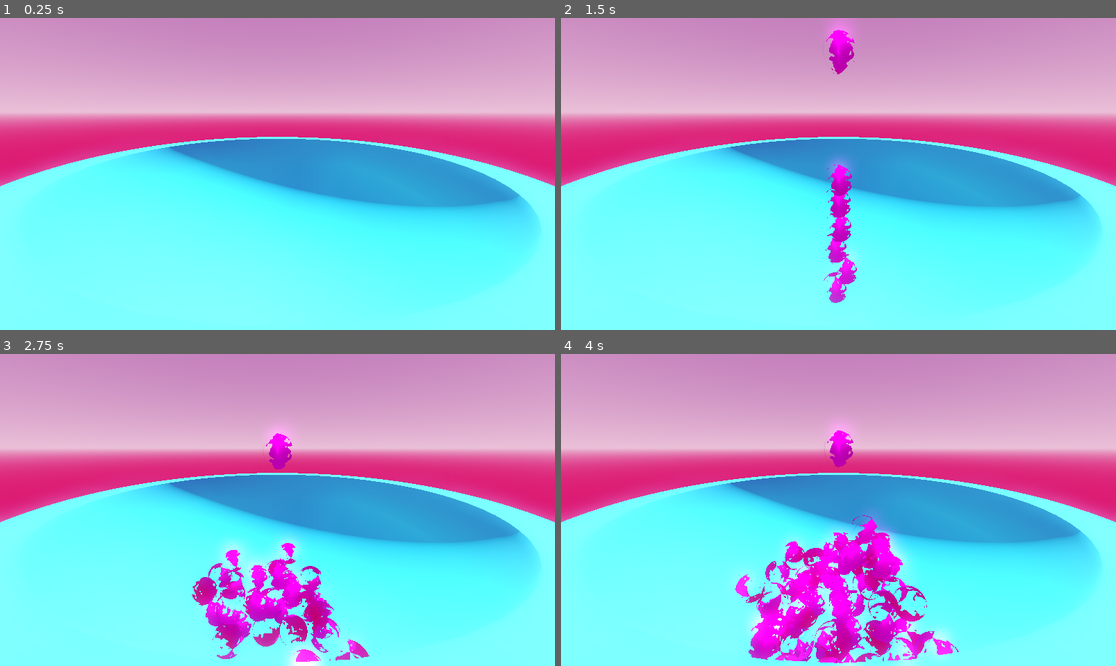
Above: before the commit, frames 1-4 (two rows, left to right).
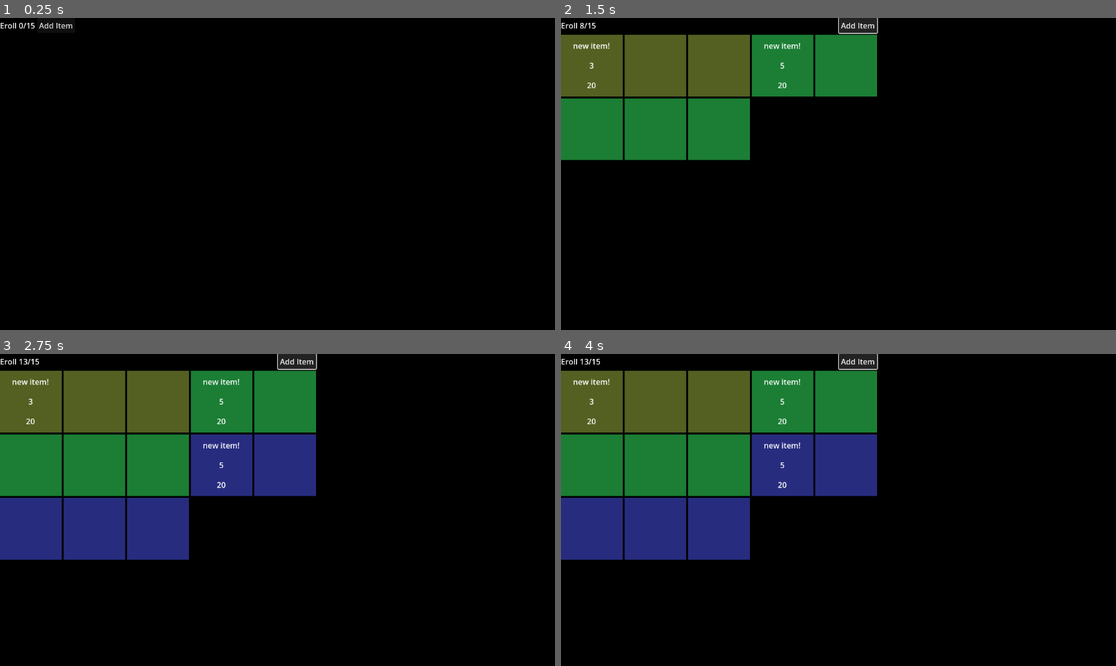
Above: after the commit, the same moments.

Repository: bezark/Daily-Scenes
Game: Godot game, scene res://2/Inventory.tscn
The game is run twice, just before and just after one commit, with the same random seed, the same clock (stepped at 60 frames per second) and the same inputs. Before the commit the project starts from res://1/1.tscn.
Inputs (mouse positions are in pixels of both pictures, inside the frame that each line leads up to):
- Up to frame 1 (0.25 s): no input
- Up to frame 2 (1.5 s): click (616, 24) at 0.5 s, where only the run after the commit has a clickable "Add Item"; click (733, 24) at 1.25 s, where only the run after the commit has a clickable "Add Item"
- Up to frame 3 (2.75 s): click (299, 360) at 2 s, where only the run after the commit has a clickable "Add Item"
- Up to frame 4 (4 s): no input

The runs differ from the first frame. In frame 1, 100% of the frame differs, in the area x 0-100%, y 0-100%; in frame 2, 100%; in frame 3, 100%; in frame 4, 100%.

Commit message:
2

Diff:
--- a/1/marble.tres
+++ b/1/marble.tres
@@ -104,7 +104,6 @@
 
 }
 "
-graph_offset = Vector2(-96.7273, -153.636)
 nodes/fragment/0/position = Vector2(1840, 280)
 nodes/fragment/2/node = SubResource("VisualShaderNodeInput_plxdx")
 nodes/fragment/2/position = Vector2(-140, 1360)
--- /dev/null
+++ b/2/Extender.gd
@@ -0,0 +1,14 @@
+extends ColorRect
+class_name Extender
+
+@export var parent_item : Item
+# Called when the node enters the scene tree for the first time.
+func _ready():
+	pass # Replace with function body.
+	add_to_group("extender")
+	size = Vector2i(128,128)
+
+
+func create(p_item):
+	parent_item = p_item
+	color = parent_item.color
--- /dev/null
+++ b/2/Extender.tscn
@@ -0,0 +1,11 @@
+[gd_scene load_steps=2 format=3 uid="uid://drhqyoit0h756"]
+
+[ext_resource type="Script" path="res://2/Extender.gd" id="1_eokh8"]
+
+[node name="Extender" type="ColorRect"]
+custom_minimum_size = Vector2(128, 128)
+offset_right = 128.0
+offset_bottom = 128.0
+size_flags_horizontal = 4
+size_flags_vertical = 8
+script = ExtResource("1_eokh8")
--- /dev/null
+++ b/2/Inventory.gd
@@ -0,0 +1,39 @@
+extends ColorRect
+class_name Containers
+
+
+var items = null
+# Called when the node enters the scene tree for the first time.
+@export var title = "Eroll"
+@export var capacity = 15
+var filled = 0
+@onready var title_label = $VBoxContainer/HBoxContainer/Title
+@onready var capacity_label = $VBoxContainer/HBoxContainer/Capacity
+
+@onready var grid_container = $VBoxContainer/GridContainer
+
+const ITEM = preload("res://2/item.tscn")
+func _ready():
+	title_label.text = title
+	items = get_tree().get_nodes_in_group("Item")
+	for item in items:
+		item.extend()
+	headcount()
+
+func update_cap_label():
+	capacity_label.text = str(filled,"/",capacity)
+
+func headcount():
+	filled = grid_container.get_child_count()
+	update_cap_label()
+
+func _on_button_pressed():
+	var new_size = randi_range(1,5)
+	headcount()
+	if filled+new_size <= capacity:
+		var new_item = ITEM.instantiate()
+		new_item.title = "new item!"
+		new_item.slots = new_size
+		grid_container.add_child(new_item)
+		new_item.extend()
+		headcount()
--- /dev/null
+++ b/2/Inventory.tscn
@@ -0,0 +1,43 @@
+[gd_scene load_steps=2 format=3 uid="uid://i33k2t3nsal0"]
+
+[ext_resource type="Script" path="res://2/Inventory.gd" id="1_c1lvr"]
+
+[node name="Container" type="ColorRect"]
+anchors_preset = 15
+anchor_right = 1.0
+anchor_bottom = 1.0
+grow_horizontal = 2
+grow_vertical = 2
+color = Color(0, 0, 0, 1)
+script = ExtResource("1_c1lvr")
+
+[node name="VBoxContainer" type="VBoxContainer" parent="."]
+layout_mode = 0
+offset_right = 40.0
+offset_bottom = 40.0
+
+[node name="HBoxContainer" type="HBoxContainer" parent="VBoxContainer"]
+layout_mode = 2
+
+[node name="Title" type="Label" parent="VBoxContainer/HBoxContainer"]
+layout_mode = 2
+text = "Erroll
+"
+
+[node name="Capacity" type="Label" parent="VBoxContainer/HBoxContainer"]
+layout_mode = 2
+text = "0/15"
+
+[node name="Button" type="Button" parent="VBoxContainer/HBoxContainer"]
+layout_mode = 2
+size_flags_horizontal = 10
+text = "Add Item
+"
+
+[node name="GridContainer" type="GridContainer" parent="VBoxContainer"]
+layout_mode = 2
+theme_override_constants/h_separation = 4
+theme_override_constants/v_separation = 4
+columns = 5
+
+[connection signal="pressed" from="VBoxContainer/HBoxContainer/Button" to="." method="_on_button_pressed"]
--- /dev/null
+++ b/2/Item.gd
@@ -0,0 +1,25 @@
+extends ColorRect
+class_name Item
+
+const EXTENDER = preload("res://2/Extender.tscn")
+
+@export var title = ""
+@export var cost = 0
+@export var slots = 1
+@onready var name_label = $MarginContainer/VBoxContainer/Name
+@onready var size_label = $MarginContainer/VBoxContainer/Size
+@onready var cost_label = $MarginContainer/VBoxContainer/Cost
+
+# Called when the node enters the scene tree for the first time.
+func _ready():
+	name_label.text = str(title)
+	size_label.text = str(slots)
+	cost_label.text = str(cost)
+	color = Color(randf_range(0.,0.5),randf_range(0.,0.5),randf_range(0.,0.5), 1.)
+
+
+func extend():
+	for x in slots-1:
+		var new_item = EXTENDER.instantiate()
+		new_item.create(self)
+		add_sibling(new_item)
--- /dev/null
+++ b/2/item.tscn
@@ -0,0 +1,53 @@
+[gd_scene load_steps=2 format=3 uid="uid://dlj8vi8yyjley"]
+
+[ext_resource type="Script" path="res://2/Item.gd" id="1_ouu27"]
+
+[node name="Item" type="ColorRect" groups=["Item"]]
+custom_minimum_size = Vector2(128, 128)
+anchors_preset = 15
+anchor_right = 1.0
+anchor_bottom = 1.0
+grow_horizontal = 2
+grow_vertical = 2
+size_flags_horizontal = 4
+size_flags_vertical = 4
+color = Color(0.384314, 0.364706, 0.345098, 1)
+script = ExtResource("1_ouu27")
+title = "Robert Dog"
+cost = 20
+slots = 3
+
+[node name="MarginContainer" type="MarginContainer" parent="."]
+layout_mode = 1
+anchors_preset = 15
+anchor_right = 1.0
+anchor_bottom = 1.0
+grow_horizontal = 2
+grow_vertical = 2
+theme_override_constants/margin_left = 5
+theme_override_constants/margin_top = 5
+theme_override_constants/margin_right = 5
+theme_override_constants/margin_bottom = 5
+
+[node name="VBoxContainer" type="VBoxContainer" parent="MarginContainer"]
+layout_mode = 2
+
+[node name="Name" type="Label" parent="MarginContainer/VBoxContainer"]
+layout_mode = 2
+size_flags_vertical = 6
+text = "Thing
+"
+horizontal_alignment = 1
+
+[node name="Size" type="Label" parent="MarginContainer/VBoxContainer"]
+layout_mode = 2
+size_flags_vertical = 6
+text = "Size
+"
+horizontal_alignment = 1
+
+[node name="Cost" type="Label" parent="MarginContainer/VBoxContainer"]
+layout_mode = 2
+size_flags_vertical = 6
+text = "Cost"
+horizontal_alignment = 1
--- a/project.godot
+++ b/project.godot
@@ -11,6 +11,6 @@
 [application]
 
 config/name="100 Scenes"
-run/main_scene="res://1/1.tscn"
+run/main_scene="res://2/Inventory.tscn"
 config/features=PackedStringArray("4.2", "Forward Plus")
 config/icon="res://icon.svg"
